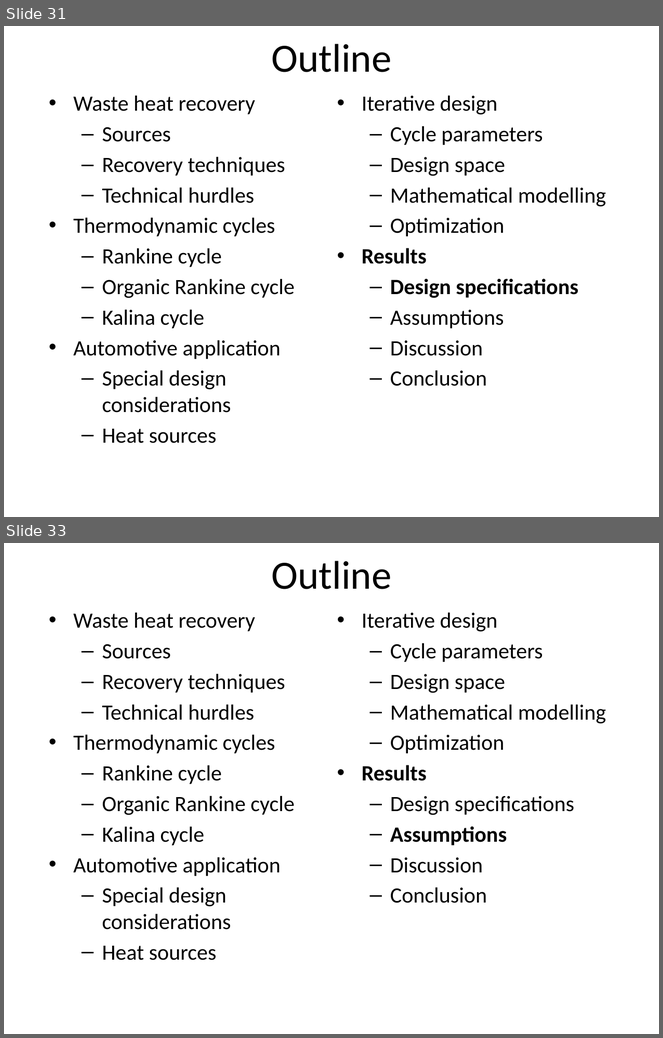
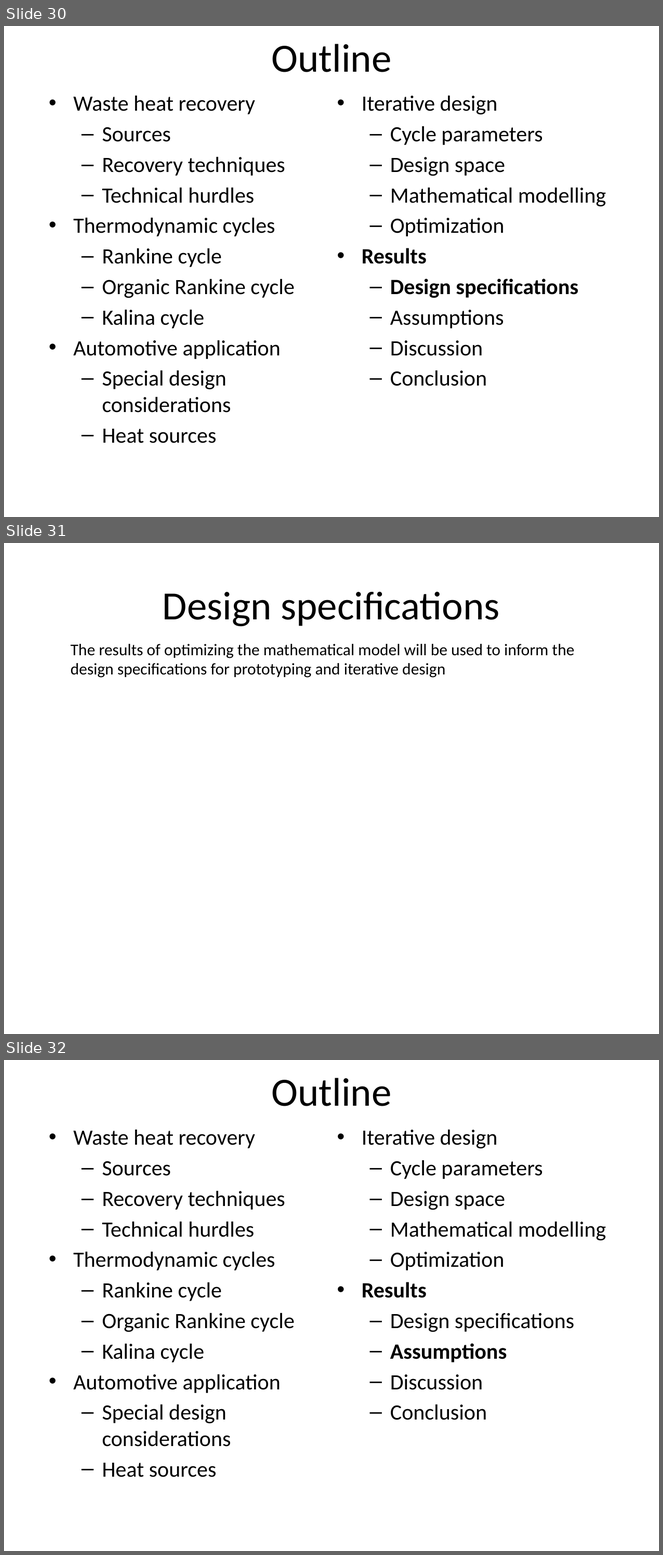
Before and after one commit to gmclapp/Masters_Thesis, a slide deck: Proposal/Proposal presentation.pptx. Shown one above the other, each under a label of ours: slides 31 and 33 before the commit, slides 30, 31 and 32 after it; the slides between them are not shown. The pictures are 663x1038 and 663x1555 pixels, drawn with LibreOffice and Linux fonts; fonts in the diff are those of the drawing; background and template pictures are left out. Boxes give left, top, right and bottom in pixels: in the first picture for what was removed or moved away, otherwise in the second. Text is boxed around its words. In the diff, an @@ line names an element or a change of style, - is before the commit and + after.

```diff
--- a/Proposal/Proposal presentation.pptx
+++ b/Proposal/Proposal presentation.pptx
@@ slide 31 added at (4,543,659,1034), background picture (left out) @@
@@ title added at (163,591,500,627), 44 pt, text #000000 @@
+Design specifications
@@ text added at (71,644,574,678), 18 pt, text #000000 @@
+The results of optimizing the mathematical model will be used to inform the design specifications for prototyping and iterative design
@@ what was slide 31 is now slide 30 @@
@@ what was slide 33 is now slide 32 @@
```
Also in this commit, not shown: 3 other slides added, 5 slides removed.
